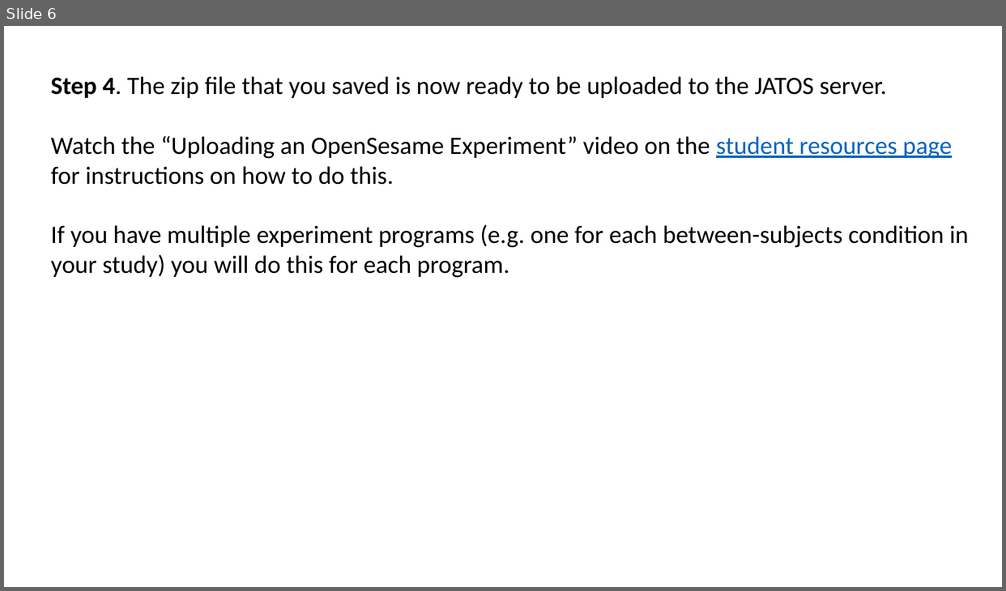
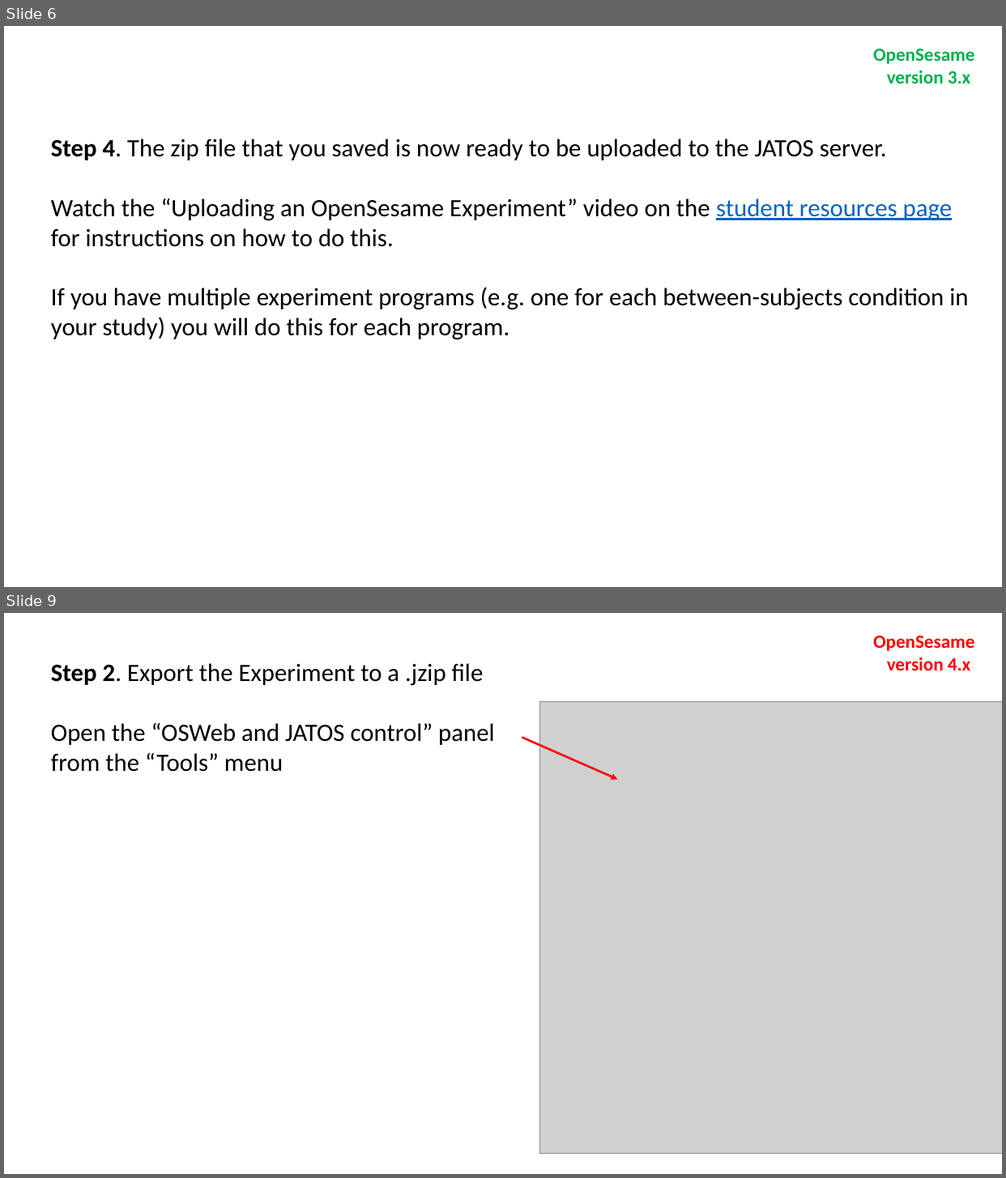
Before and after one commit to ajwills72/rmip, a slide deck: docs/prepare_your_online_study.pptx. Shown one above the other, each under a label of ours: slide 6 before the commit, slides 6 and 9 after it; the slides between them are not shown. The pictures are 1006x591 and 1006x1178 pixels, drawn with LibreOffice and Linux fonts; fonts in the diff are those of the drawing; grey boxes stand for pictures. Boxes give left, top, right and bottom in pixels: in the first picture for what was removed or moved away, otherwise in the second. Text is boxed around its words. In the diff, an @@ line names an element or a change of style, - is before the commit and + after.

Commit message:
updated prepare_your_online_study.pptx with instructions for OpenSesame v4

```diff
--- a/docs/prepare_your_online_study.pptx
+++ b/docs/prepare_your_online_study.pptx
@@ slide 9 added at (4, 613, 1002, 1174), background #FFFFFF @@
@@ text added at (873, 636, 974, 671), 18 pt, text #FF0000, bold @@
+OpenSesame
+version 4.x
@@ text added at (51, 663, 494, 772), 24 pt, text #000000 @@
+Step 2. Export the Experiment to a .jzip file
+Open the “OSWeb and JATOS control” panel from the “Tools” menu
@@ picture added at (540, 702, 1002, 1154) @@
@@ arrow added from (522, 737) to (618, 779), #FF0000 2 pt @@
@@ slide 6 changed as well @@
@@ text added at (873, 49, 974, 84), 18 pt, text #00B050, bold @@
+OpenSesame
+version 3.x
@@ text "Step 4. The zip file ...": place and size @@
-text "Step 4. The zip file ..." at (51, 76, 968, 278)
+text "Step 4. The zip file ..." at (51, 139, 968, 340)
```
Also in this commit, not shown: 5 other slides changed, 5 other slides added.
